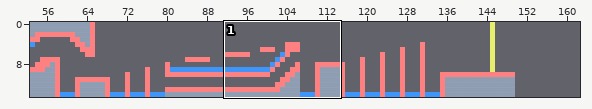
Level history. Tiled map: Output/Assets/tiles/SnowMap.tmx. Above: a wide view before the commit, with the close-up outlined.
Close-up. As it was:
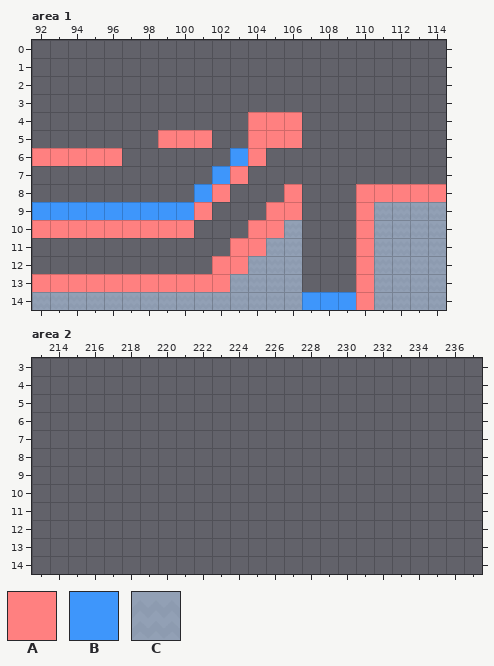
Cells are 70x70 px. Shown: area 1 x 92..114, y 0..14; area 2 x 213..237, y 3..14. The commit also changed other parts of the map, which this record leaves out. The old version is drawn lined up with the new one.
Key: from "Collisions": A 0, B 1; from "SnowSheet": C 15.
_ is an empty cell, # one hidden under a higher layer.
Layer "Snow Map" before, area 1, first column x 92:
 0 _______________________
 1 _______________________
 2 _______________________
 3 _______________________
 4 ____________###________
 5 _______###__###________
 6 #####______##__________
 7 __________##___________
 8 _________##___#___#####
 9 ##########___##___#CCCC
10 #########___##C___#CCCC
11 ___________##CC___#CCCC
12 __________##CCC___#CCCC
13 ###########CCCC___#CCCC
14 CCCCCCCCCCCCCCC___#CCCC
Layer "Collisions" before, area 1, first column x 92:
 0 _______________________
 1 _______________________
 2 _______________________
 3 _______________________
 4 ____________AAA________
 5 _______AAA__AAA________
 6 AAAAA______BA__________
 7 __________BA___________
 8 _________BA___A___AAAAA
 9 BBBBBBBBBA___AA___A____
10 AAAAAAAAA___AA____A____
11 ___________AA_____A____
12 __________AA______A____
13 AAAAAAAAAAA_______A____
14 _______________BBBA____
The same view after the edit:
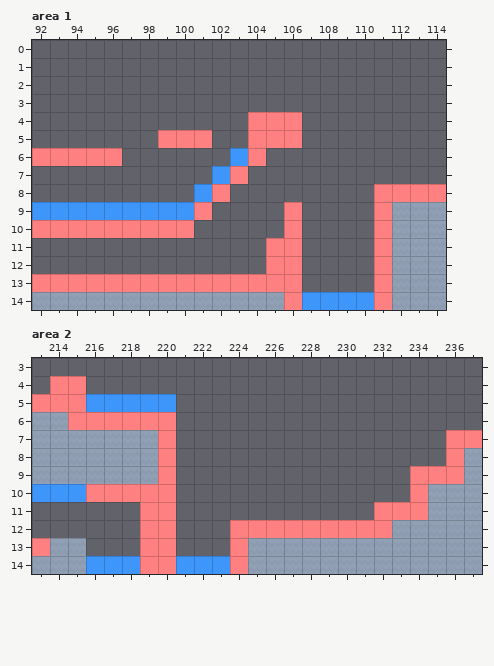
Changes in this commit:
map size 150x15 -> 260x15 cells
Layer "Snow Map", area 1:
Tile C gives way to one hidden under a higher layer in row 9 at x 111; in rows 10 to 11 at x 106 and 111; in row 12 at x 106.
The author put tile B in row 14 at x 110.
The edit erases the tile that lay hidden in row 8 at x 106 and 110; in row 9 at x 105 and 110; in row 10 at x 104 to 105 and 110; in row 11 at x 103 to 104 and 110; in row 12 at x 102 to 103 and 110; in row 13 at x 110.
The edit erases tile C in row 12 at x 104.
Layer "Collisions", area 1:
The author put tile A in row 9 at x 111; in row 10 at x 106 and 111; in rows 11 to 12 at x 105 to 106 and 111; in row 13 at x 103 to 106 and 111; in row 14 at x 106 and 111.
The edit erases tile A in row 8 at x 106 and 110; in row 9 at x 105 and 110; in row 10 at x 104 to 105 and 110; in row 11 at x 103 to 104 and 110; in row 12 at x 102 to 103 and 110; in rows 13 to 14 at x 110.
Layer "Snow Map", area 2:
The author put tile C in row 6 at x 213 to 214; in row 7 at x 213 to 219; in rows 8 to 9 at x 213 to 219 and 237; in rows 10 to 11 at x 235 to 237; in row 12 at x 233 to 237; in row 13 at x 214 to 215 and 225 to 237.
The author put tile C in row 14 at x 213 to 215 and 225 to 237.
Layer "Collisions", area 2:
The author put tile A in row 4 at x 214 to 215; in row 5 at x 213 to 215; in row 6 at x 215 to 220; in row 7 at x 220 and 236 to 237; in row 8 at x 220 and 236; in row 9 at x 220 and 234 to 236.
The author put tile A in row 10 at x 216 to 220 and 234; in row 11 at x 219 to 220 and 232 to 234; in row 12 at x 219 to 220 and 224 to 232; in row 13 at x 213, 219 to 220 and 224; in row 14 at x 219 to 220 and 224.
The author put tile B in row 5 at x 216 to 220; in row 10 at x 213 to 215; in row 14 at x 216 to 218 and 221 to 223.
Where, in picture pixels (left, top, right, bottom), the same in both close-ups:
changed: (212, 184, 302, 310)
changed: (356, 184, 392, 310)
added: (32, 376, 482, 574)
